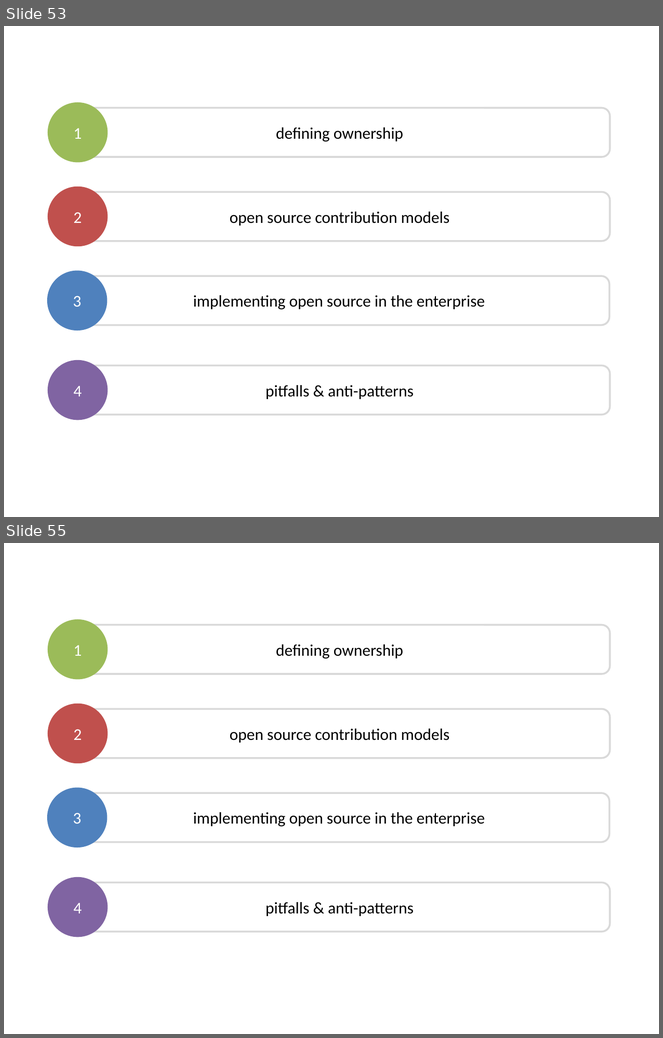
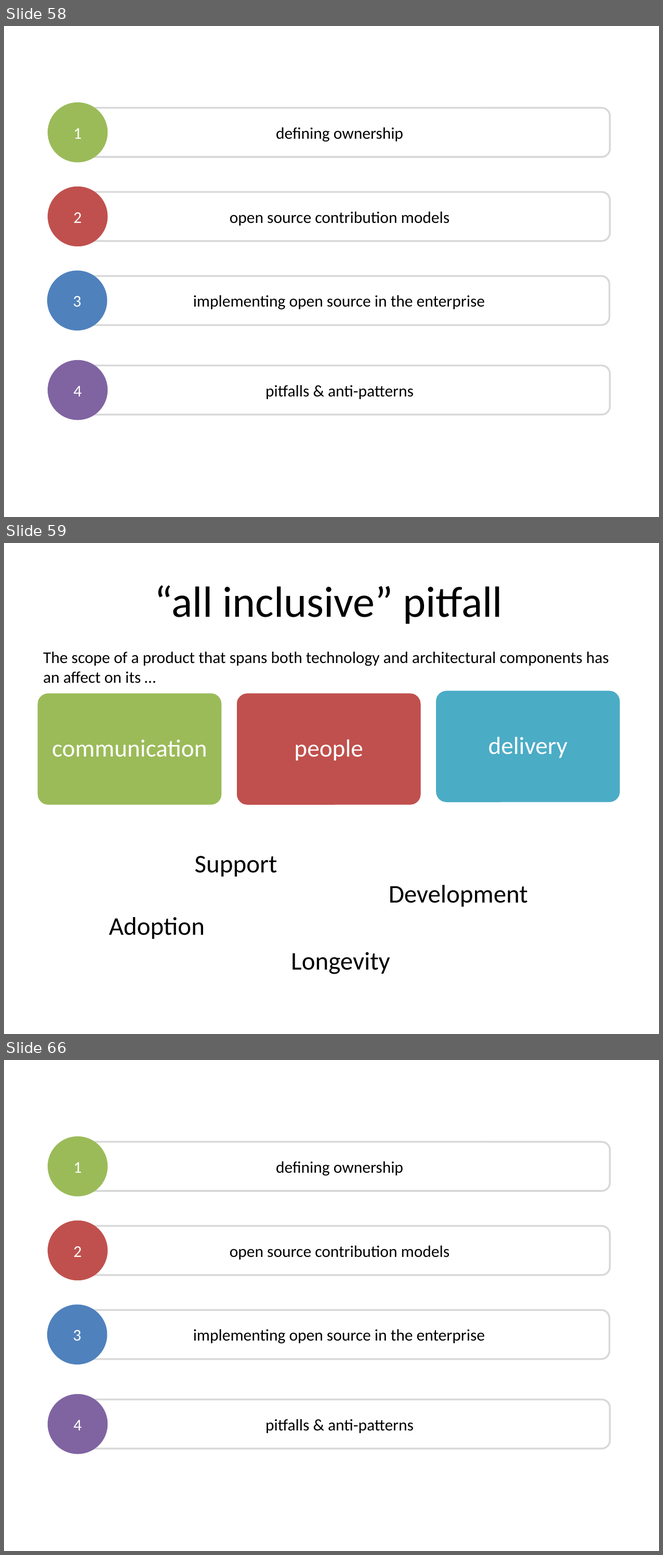
Before and after one commit to dsietz/open-source-model, a slide deck: Adopting the Open Source Model.pptx. Shown one above the other, each under a label of ours: slides 53 and 55 before the commit, slides 58, 59 and 66 after it; the slides between them are not shown. The pictures are 663x1038 and 663x1555 pixels, drawn with LibreOffice and Linux fonts; fonts in the diff are those of the drawing. Boxes give left, top, right and bottom in pixels: in the first picture for what was removed or moved away, otherwise in the second. Text is boxed around its words. In the diff, an @@ line names an element or a change of style, - is before the commit and + after.

```diff
--- a/Adopting the Open Source Model.pptx
+++ b/Adopting the Open Source Model.pptx
@@ slide 59 added at bbox=[4, 543, 659, 1034], background #FFFFFF @@
@@ text added at bbox=[155, 585, 503, 624], 48 pt, text #000000 @@
+“all inclusive” pitfall
@@ text added at bbox=[43, 652, 609, 683], 18 pt, text #000000 @@
+The scope of a product that spans both technology and architectural components has an affect on its …
@@ rounded rectangle added at bbox=[37, 692, 223, 806], fill #9BBB59, outline #FFFFFF 2 pt @@
@@ rounded rectangle added at bbox=[236, 692, 422, 806], fill #C0504D, outline #FFFFFF 2 pt @@
@@ rounded rectangle added at bbox=[435, 690, 621, 803], fill #4BACC6, outline #FFFFFF 2 pt @@
@@ text added at bbox=[52, 740, 207, 757], 27 pt, text #FFFFFF @@
+communication
@@ text added at bbox=[294, 740, 363, 761], 27 pt, text #FFFFFF @@
+people
@@ text added at bbox=[489, 737, 568, 758], 27 pt, text #FFFFFF @@
+delivery
@@ text added at bbox=[195, 856, 278, 877], 28 pt, text #000000 @@
+Support
@@ text added at bbox=[389, 885, 528, 907], 28 pt, text #000000 @@
+Development
@@ text added at bbox=[109, 917, 205, 939], 28 pt, text #000000 @@
+Adoption
@@ text added at bbox=[291, 952, 390, 975], 28 pt, text #000000 @@
+Longevity
@@ what was slide 53 is now slide 58 @@
@@ what was slide 55 is now slide 66 @@
```
Also in this commit, not shown: 3 slides changed, 11 other slides added, 1 slide removed.
